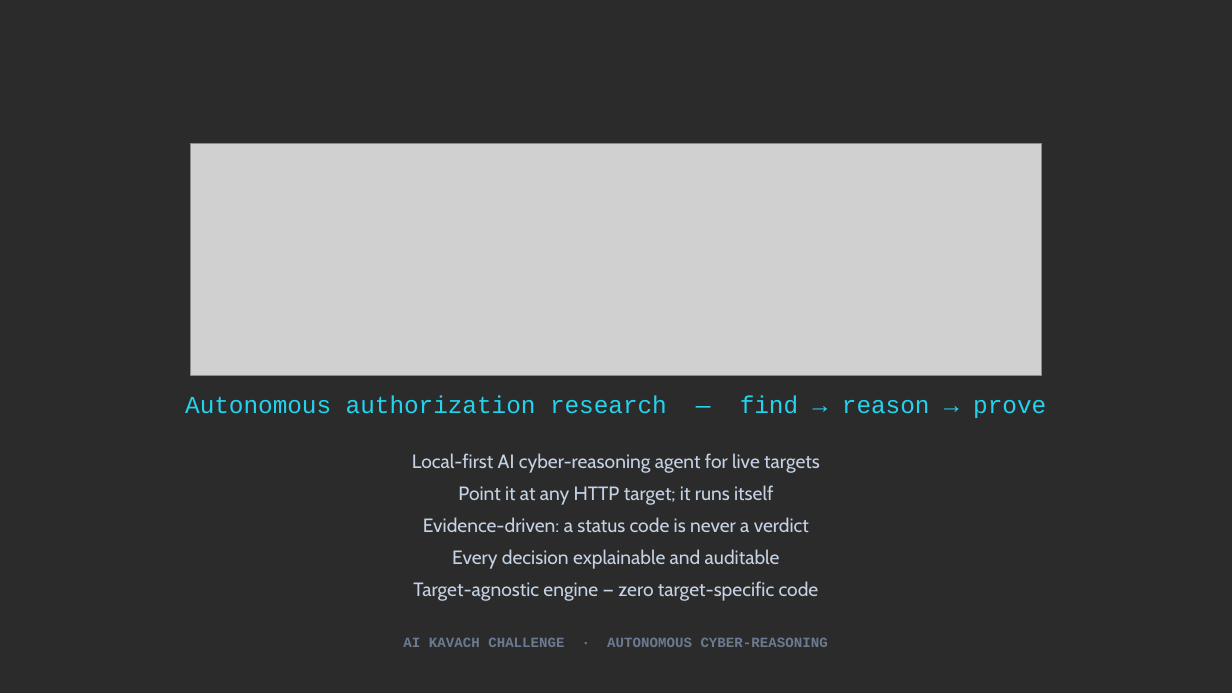
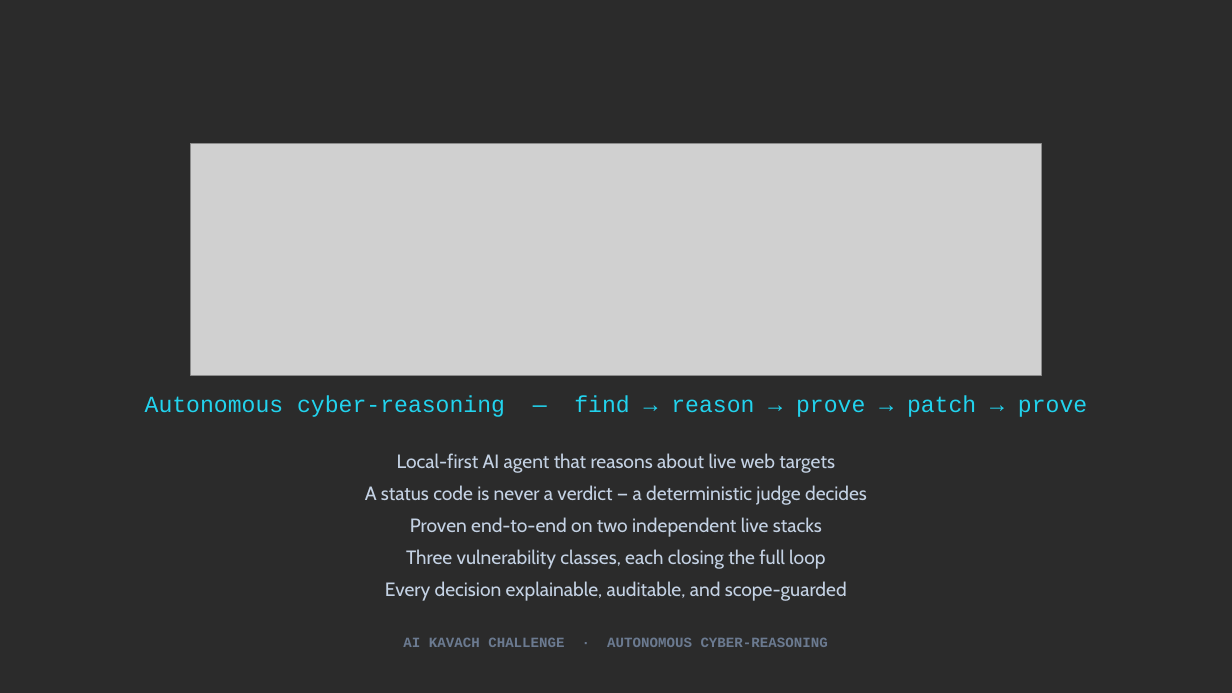
Before and after one commit to arjishnik-sketch/sentinel, a slide deck: slide 1 of deck/Sentinel_AI_Kavach.pptx. Drawn at 1232x693 pixels with LibreOffice and Linux fonts; fonts in the diff are those of the drawing; grey boxes stand for pictures; background and template pictures are left out; a plain dark background stands for a picture behind light text. Boxes give left, top, right and bottom in pixels: in the first picture for what was removed or moved away, otherwise in the second. Text is boxed around its words. In the diff, an @@ line names an element or a change of style, - is before the commit and + after.

```diff
--- a/deck/Sentinel_AI_Kavach.pptx
+++ b/deck/Sentinel_AI_Kavach.pptx
@@ text at <box>145,395,1087,417</box>: text changed; size 19 to 18 pt @@
-Autonomous authorization research — find → reason → prove
+Autonomous cyber-reasoning — find → reason → prove → patch → prove
@@ text at <box>365,453,867,601</box>: text changed @@
-Local-first AI cyber-reasoning agent for live targets
-Point it at any HTTP target; it runs itself
-Evidence-driven: a status code is never a verdict
-Every decision explainable and auditable
-Target-agnostic engine — zero target-specific code
+Local-first AI agent that reasons about live web targets
+A status code is never a verdict — a deterministic judge decides
+Proven end-to-end on two independent live stacks
+Three vulnerability classes, each closing the full loop
+Every decision explainable, auditable, and scope-guarded
```
Also in this commit, not shown: 3 other slides changed, 25 slides added, 1 slide removed, 23 other files.
